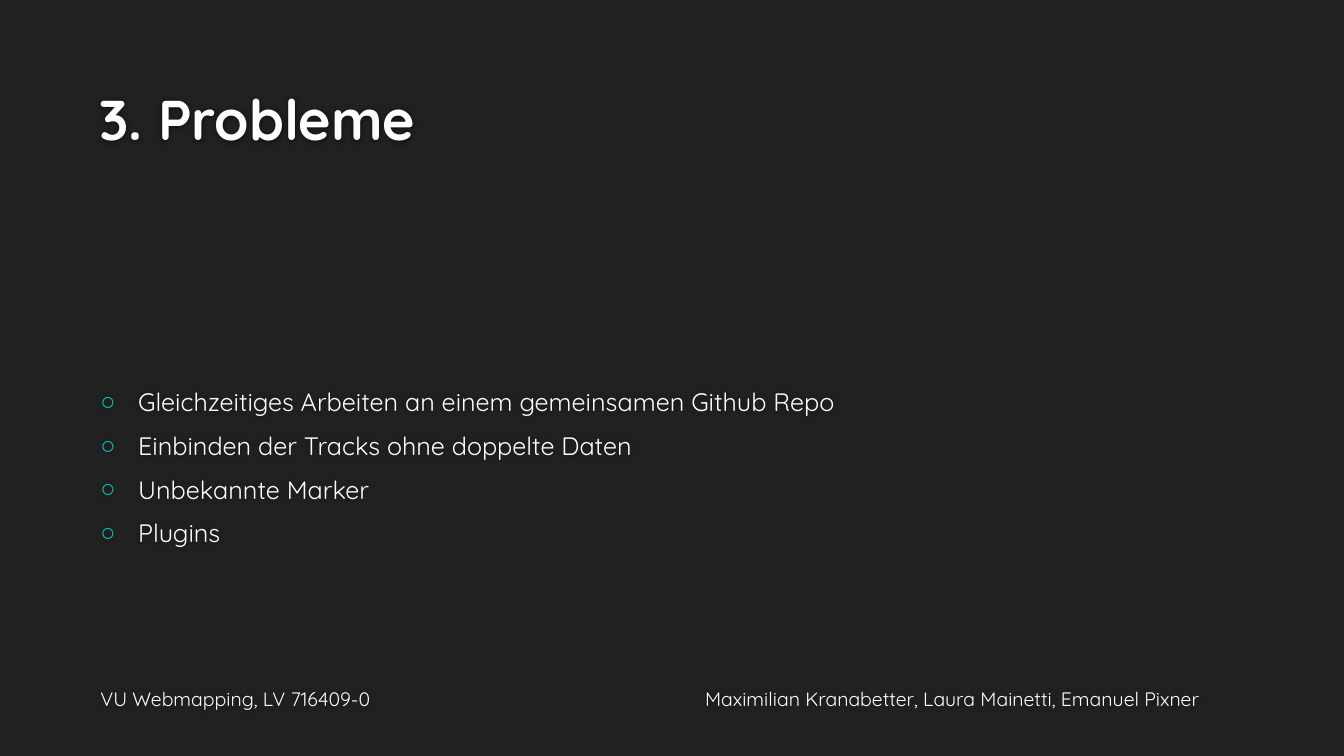
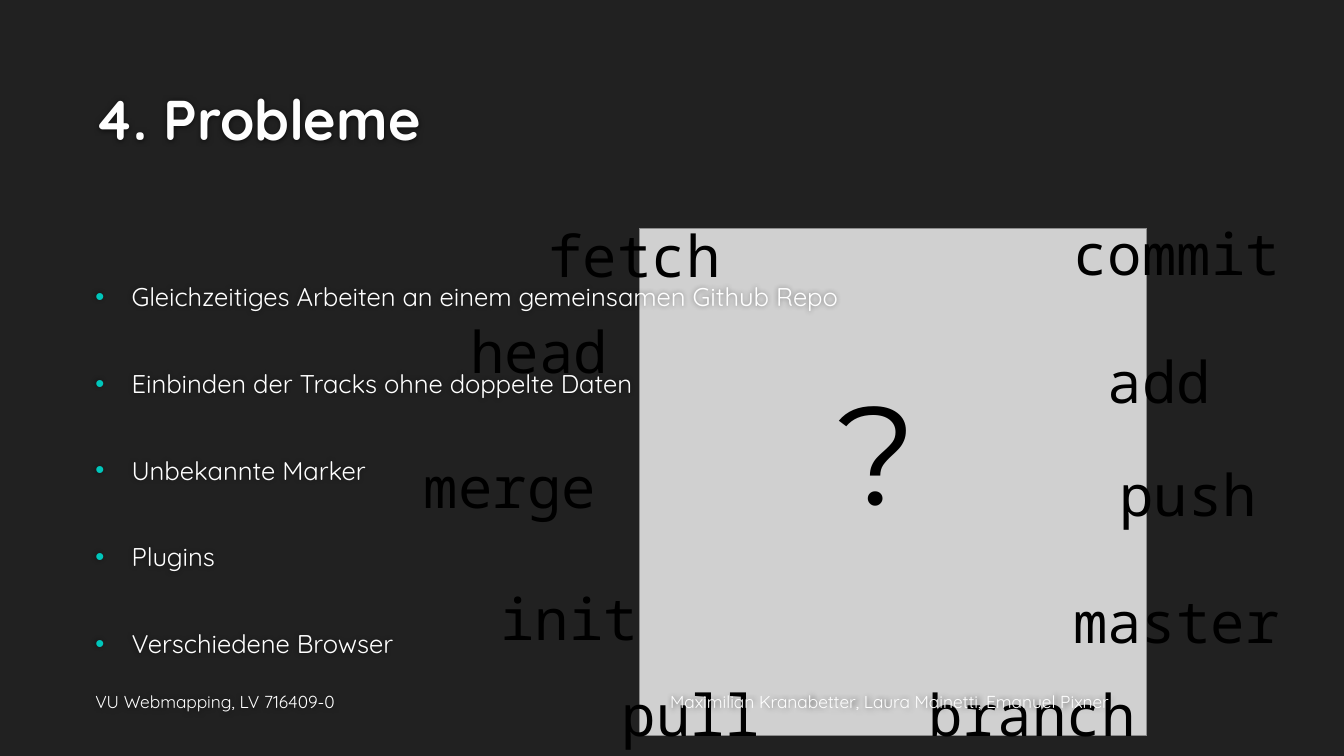
Before and after one commit to lauraMaxPixi/lauraMaxPixi.github.io, a slide deck: slide 5 of präsentation.pptx (slide 4 before the commit). Drawn at 1344x756 pixels with LibreOffice and Linux fonts; fonts in the diff are those of the drawing; grey boxes stand for pictures; background and template pictures are left out. Boxes give left, top, right and bottom in pixels: in the first picture for what was removed or moved away, otherwise in the second. Text is boxed around its words. In the diff, an @@ line names an element or a change of style, - is before the commit and + after.

```diff
--- a/präsentation.pptx
+++ b/präsentation.pptx
@@ title at [94,98,420,141]: text changed @@
-3. Probleme
+4. Probleme
@@ text at [132,279,838,571]: size 18 to 18.2 pt in "Gleichzeitiges Arbeiten an einem gemeinsamen Github Repo", "Einbinden der Tracks ohne doppelte Daten", "Unbekannte Marker", "Plugins"; bullet ○ to •; line spacing 1 to 2.6; less space between paragraphs @@
@@ group added at [402,228,1281,751]: 11 texts, 1 picture @@
+merge
+push
+pull
+commit
+add
+init
+fetch
+?
+branch
+master
+head
@@ text at [132,634,393,654]: paragraph added @@
+• Verschiedene Browser
@@ text "VU Webmapping, LV 716409-0 Maximilian ..." at [95,692,1109,714]: size 13.9 to 12.3 pt; line spacing 1 to 0.8; less space between paragraphs @@
```
Also in this commit, not shown: 4 other slides changed, 1 other file.
